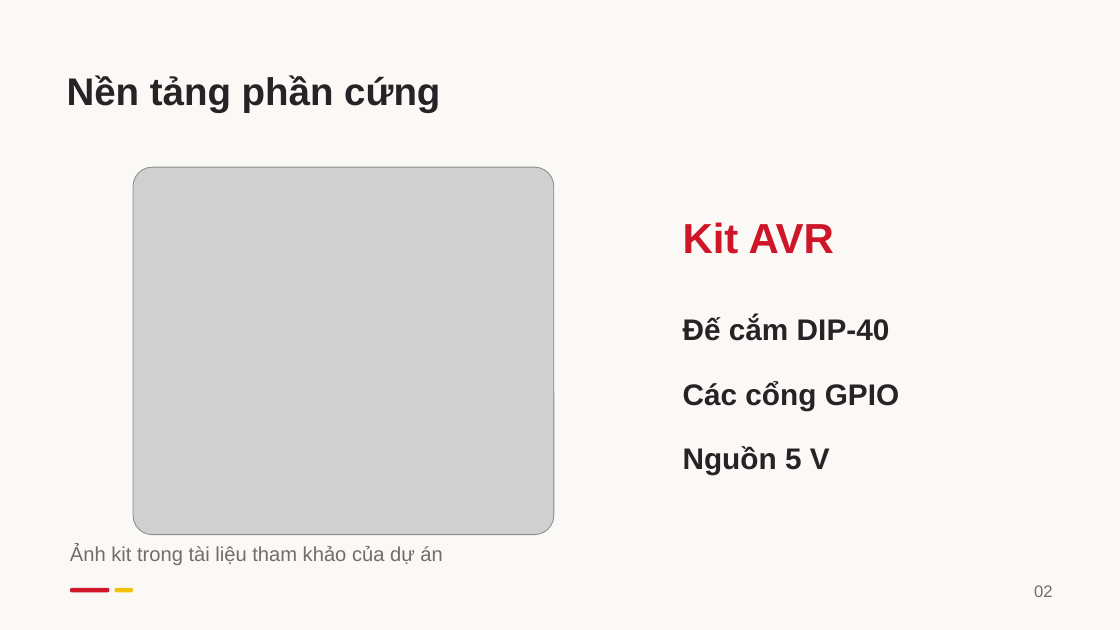
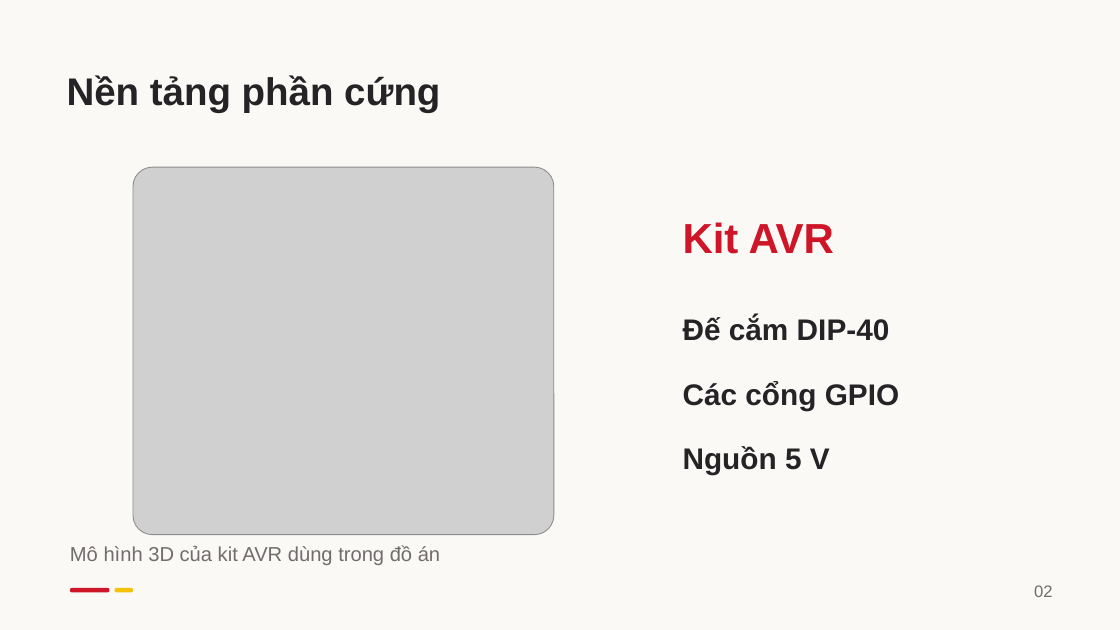
Before and after one commit to kudohieu1209/ET1-DA2, a slide deck: slide 2 of docs/report/slides/DA2_Bao_cao_HUST.pptx. Drawn at 1120x630 pixels with LibreOffice and Linux fonts; fonts in the diff are those of the drawing; grey boxes stand for pictures. Boxes give left, top, right and bottom in pixels: in the first picture for what was removed or moved away, otherwise in the second. Text is boxed around its words. In the diff, an @@ line names an element or a change of style, - is before the commit and + after.

```diff
--- a/docs/report/slides/DA2_Bao_cao_HUST.pptx
+++ b/docs/report/slides/DA2_Bao_cao_HUST.pptx
@@ text at (70, 545, 440, 565): text changed @@
-Ảnh kit trong tài liệu tham khảo của dự án
+Mô hình 3D của kit AVR dùng trong đồ án
```
Also in this commit, not shown: 16 other slides changed, 2 slides added, 11 other files.
